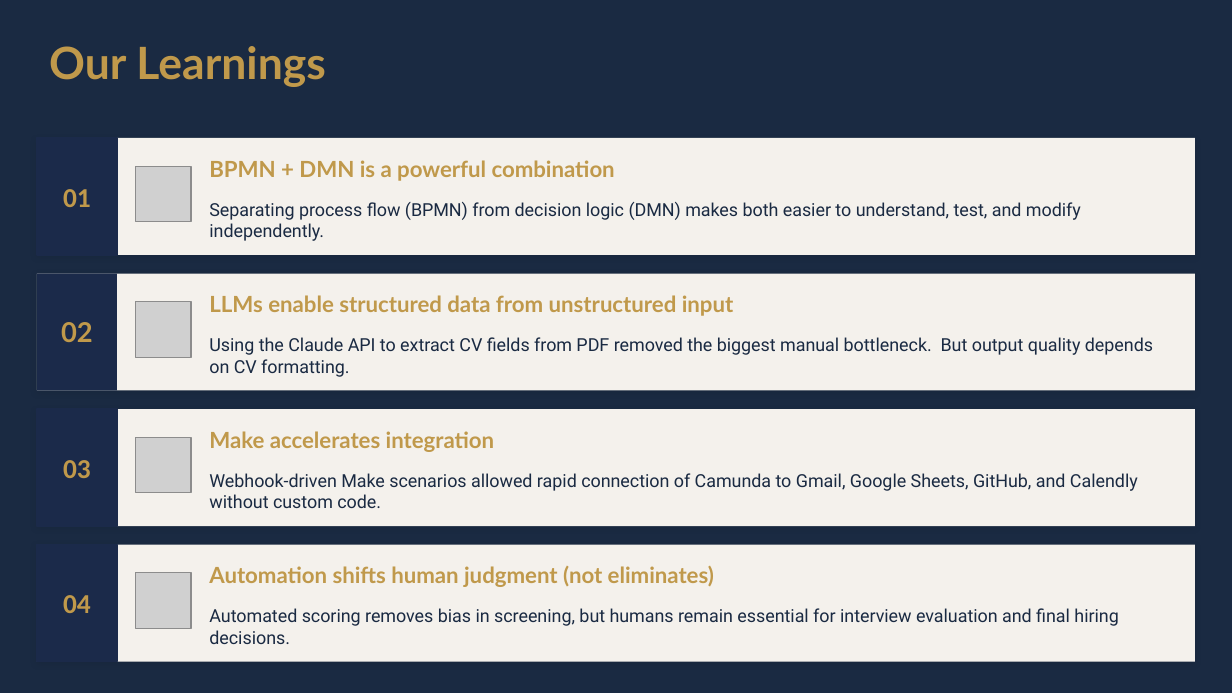
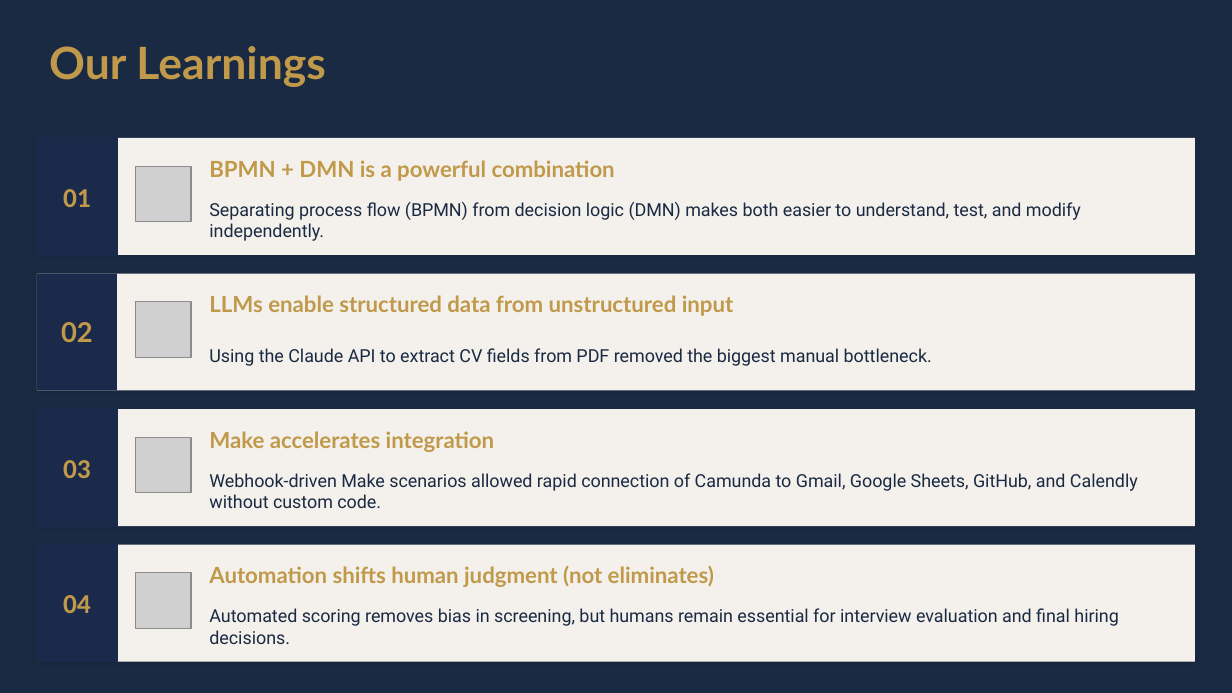
Before and after one commit to DigiBP/26SS_Tierpark_Goldau, a slide deck: slide 6 of Tierpark_Goldau_Presentation.pptx. Drawn at 1232x693 pixels with LibreOffice and Linux fonts; fonts in the diff are those of the drawing; grey boxes stand for pictures. Boxes give left, top, right and bottom in pixels: in the first picture for what was removed or moved away, otherwise in the second. Text is boxed around its words. In the diff, an @@ line names an element or a change of style, - is before the commit and + after.

```diff
--- a/Tierpark_Goldau_Presentation.pptx
+++ b/Tierpark_Goldau_Presentation.pptx
@@ text at bbox=[209, 348, 932, 366]: text changed @@
-Using the Claude API to extract CV fields from PDF removed the biggest manual bottleneck. But output quality depends on CV formatting.
+Using the Claude API to extract CV fields from PDF removed the biggest manual bottleneck.
```
Also in this commit, not shown: 1 other slide changed.
